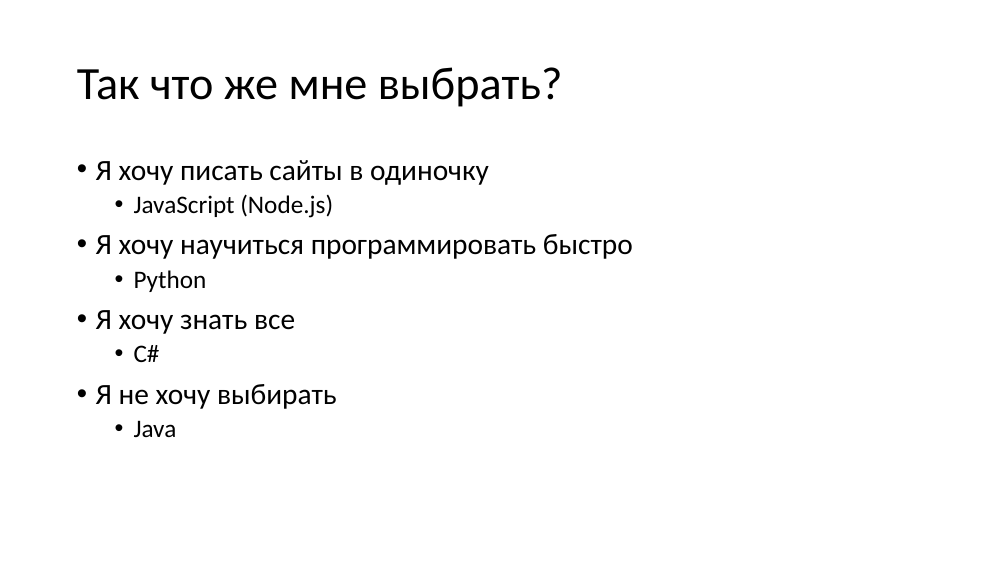
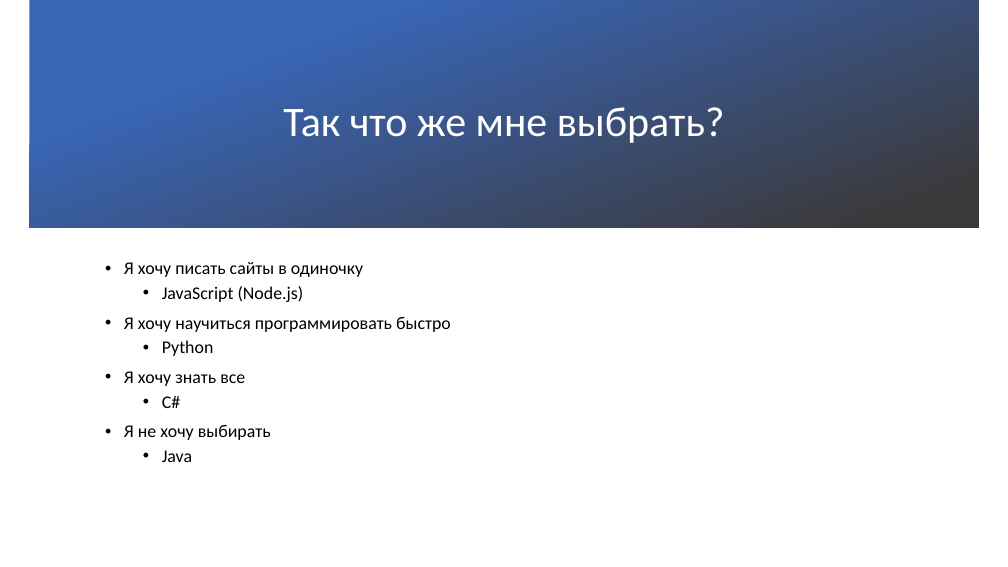
Before and after one commit to kugushev/presentations, a slide deck: slide 29 of Presentation.pptx (slide 28 before the commit). Drawn at 1008x567 pixels with LibreOffice and Linux fonts; fonts in the diff are those of the drawing; background and template pictures are left out. Boxes give left, top, right and bottom in pixels: in the first picture for what was removed or moved away, otherwise in the second. Text is boxed around its words. In the diff, an @@ line names an element or a change of style, - is before the commit and + after.

```diff
--- a/Presentation.pptx
+++ b/Presentation.pptx
@@ rectangle added at [29, 0, 979, 228], fill gradient #3965B5 to #3B3838 @@
@@ title "Так что же мне выбрать?": place and size @@
-title "Так что же мне выбрать?" at [77, 67, 563, 107]
+title "Так что же мне выбрать?" at [283, 107, 725, 143]
@@ title "Так что же мне выбрать?" at [283, 107, 725, 143]: size 44 to 40 pt, text colour #000000 to #FFFFFF; alignment left to centre @@
@@ text "Я хочу писать сайты в ...": place and size @@
-text "Я хочу писать сайты в ..." at [96, 160, 633, 437]
+text "Я хочу писать сайты в ..." at [124, 262, 451, 462]
@@ text "Я хочу писать сайты в ..." at [124, 262, 451, 462]: size 28 to 17 pt in "Я хочу писать сайты в одиночку", "Я хочу научиться программировать быстро", "Я хочу знать все", "Я не хочу выбирать"; size 24 to 17 pt in "JavaScript (Node.js)", "Python", "C#", "Java" @@
```
Also in this commit, not shown: 9 other slides changed, 1 slide added.
